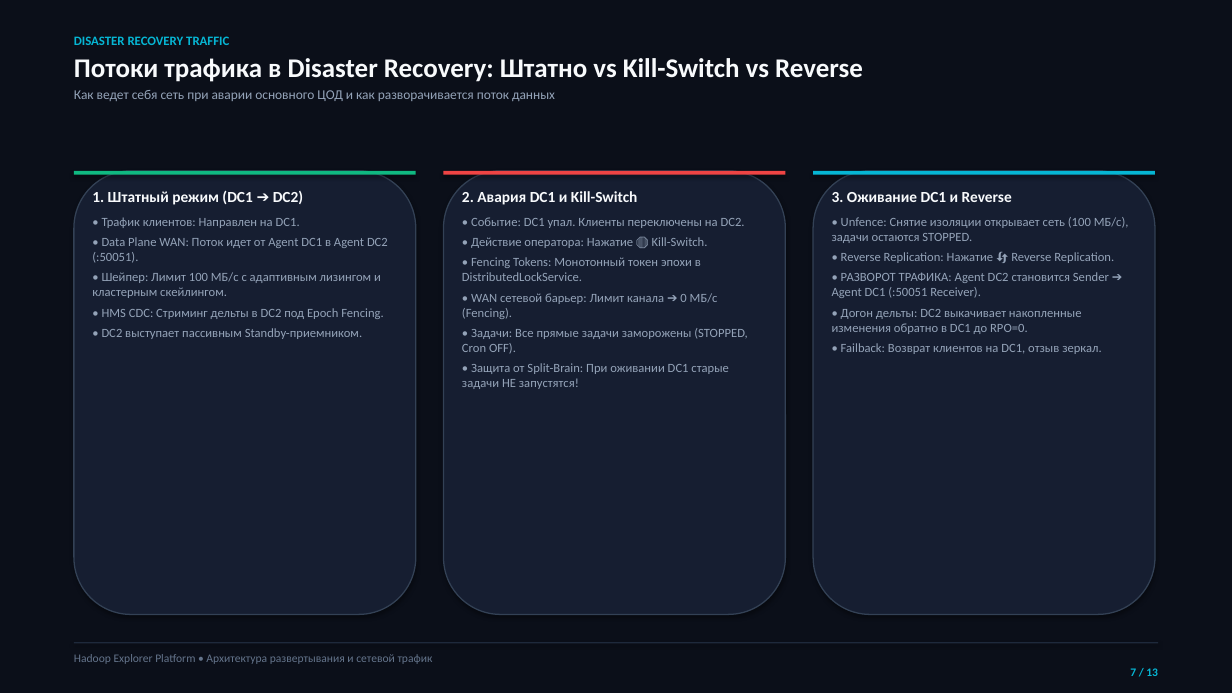
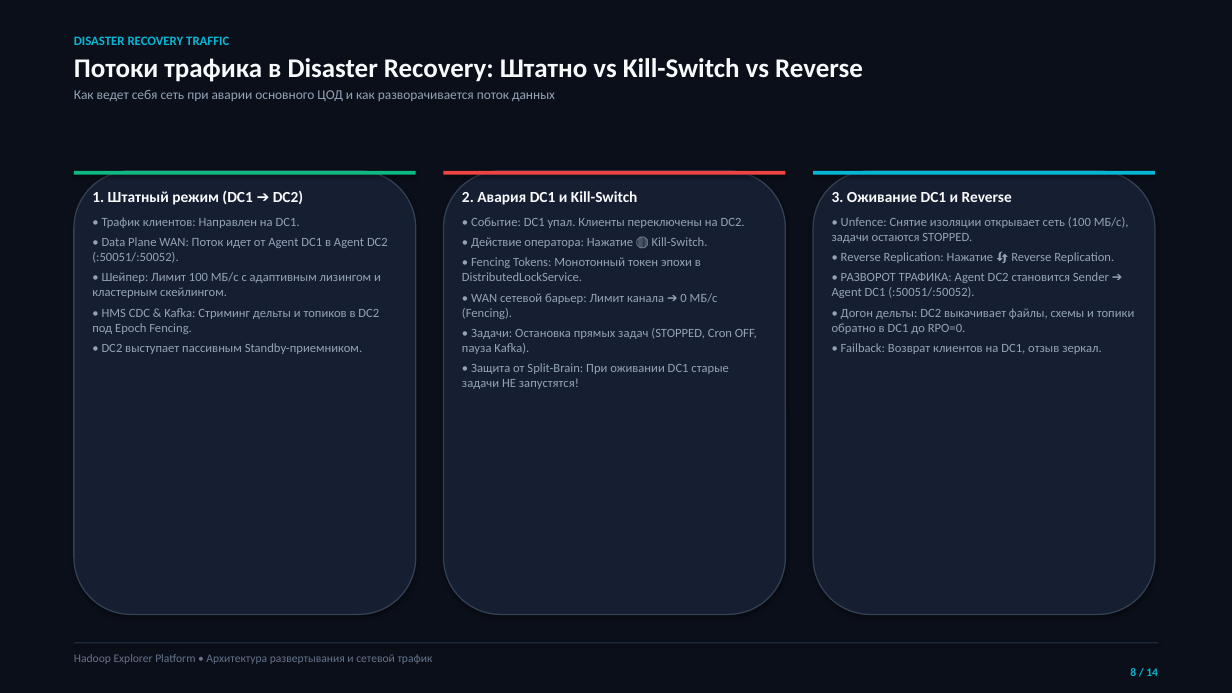
Before and after one commit to balookrd/hadoop-explorer, a slide deck: slide 8 of docs/replicator-presentation.pptx (slide 7 before the commit). Drawn at 1232x693 pixels with LibreOffice and Linux fonts; fonts in the diff are those of the drawing. Boxes give left, top, right and bottom in pixels: in the first picture for what was removed or moved away, otherwise in the second. Text is boxed around its words. In the diff, an @@ line names an element or a change of style, - is before the commit and + after.

Commit message:
docs(replicator): integrate Kafka replication into architecture, diagrams, network matrix and 14-slide presentation

```diff
--- a/docs/replicator-presentation.pptx
+++ b/docs/replicator-presentation.pptx
@@ text at box(92, 237, 388, 263): text changed @@
-• Data Plane WAN: Поток идет от Agent DC1 в Agent DC2 (:50051).
+• Data Plane WAN: Поток идет от Agent DC1 в Agent DC2 (:50051/:50052).
@@ text at box(832, 272, 1134, 334): text changed @@
-• РАЗВОРОТ ТРАФИКА: Agent DC2 становится Sender ➔ Agent DC1 (:50051 Receiver).
-• Догон дельты: DC2 выкачивает накопленные изменения обратно в DC1 до RPO=0.
+• РАЗВОРОТ ТРАФИКА: Agent DC2 становится Sender ➔ Agent DC1 (:50051/:50052).
+• Догон дельты: DC2 выкачивает файлы, схемы и топики обратно в DC1 до RPO=0.
@@ text at box(92, 308, 379, 334): text changed @@
-• HMS CDC: Стриминг дельты в DC2 под Epoch Fencing.
+• HMS CDC & Kafka: Стриминг дельты и топиков в DC2 под Epoch Fencing.
@@ text at box(462, 328, 757, 354): text changed @@
-• Задачи: Все прямые задачи заморожены (STOPPED, Cron OFF).
+• Задачи: Остановка прямых задач (STOPPED, Cron OFF, пауза Kafka).
@@ text at box(1130, 668, 1158, 676): text changed @@
-7 / 13
+8 / 14
```
Also in this commit, not shown: 11 other slides changed, 1 slide added, 11 other files.
